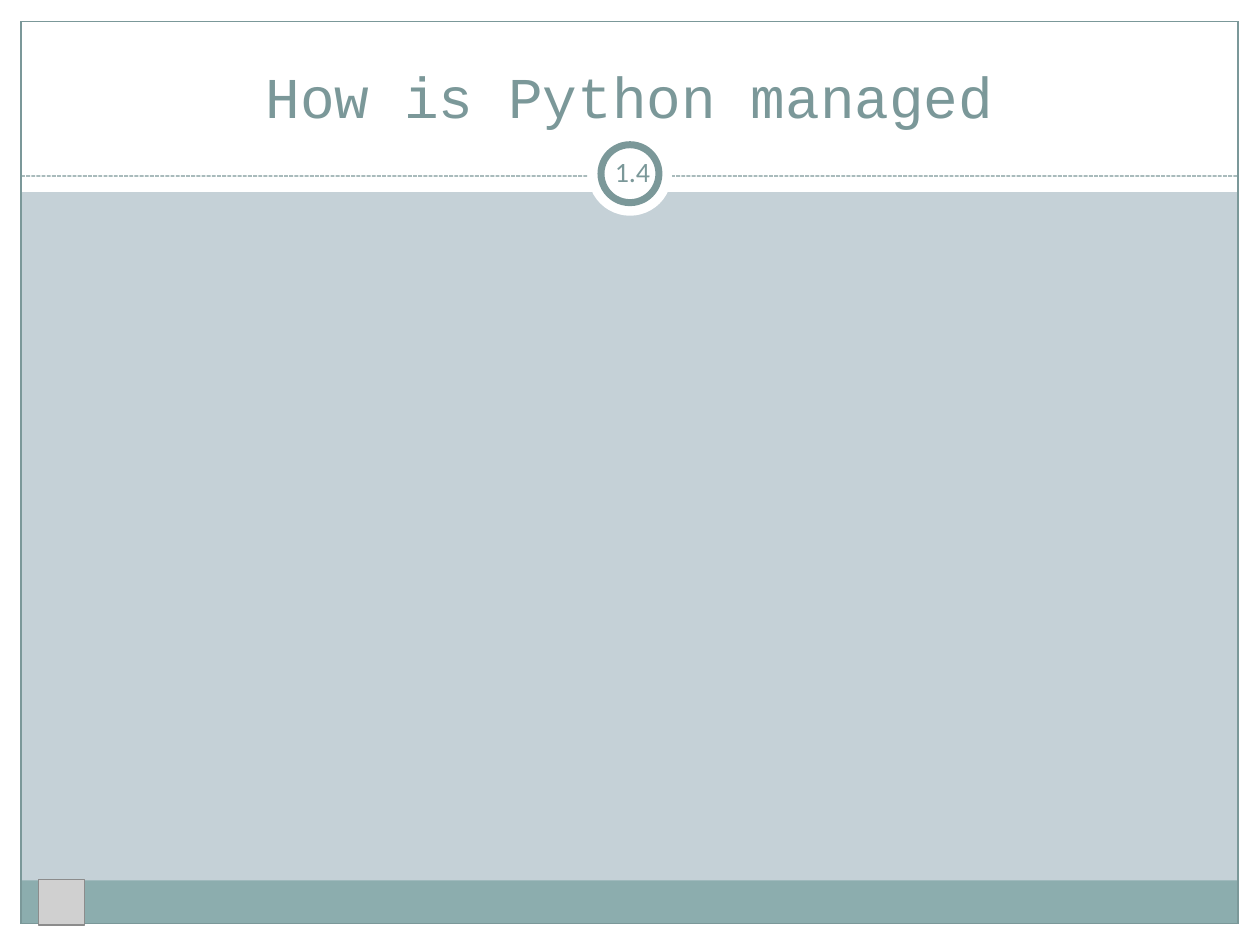
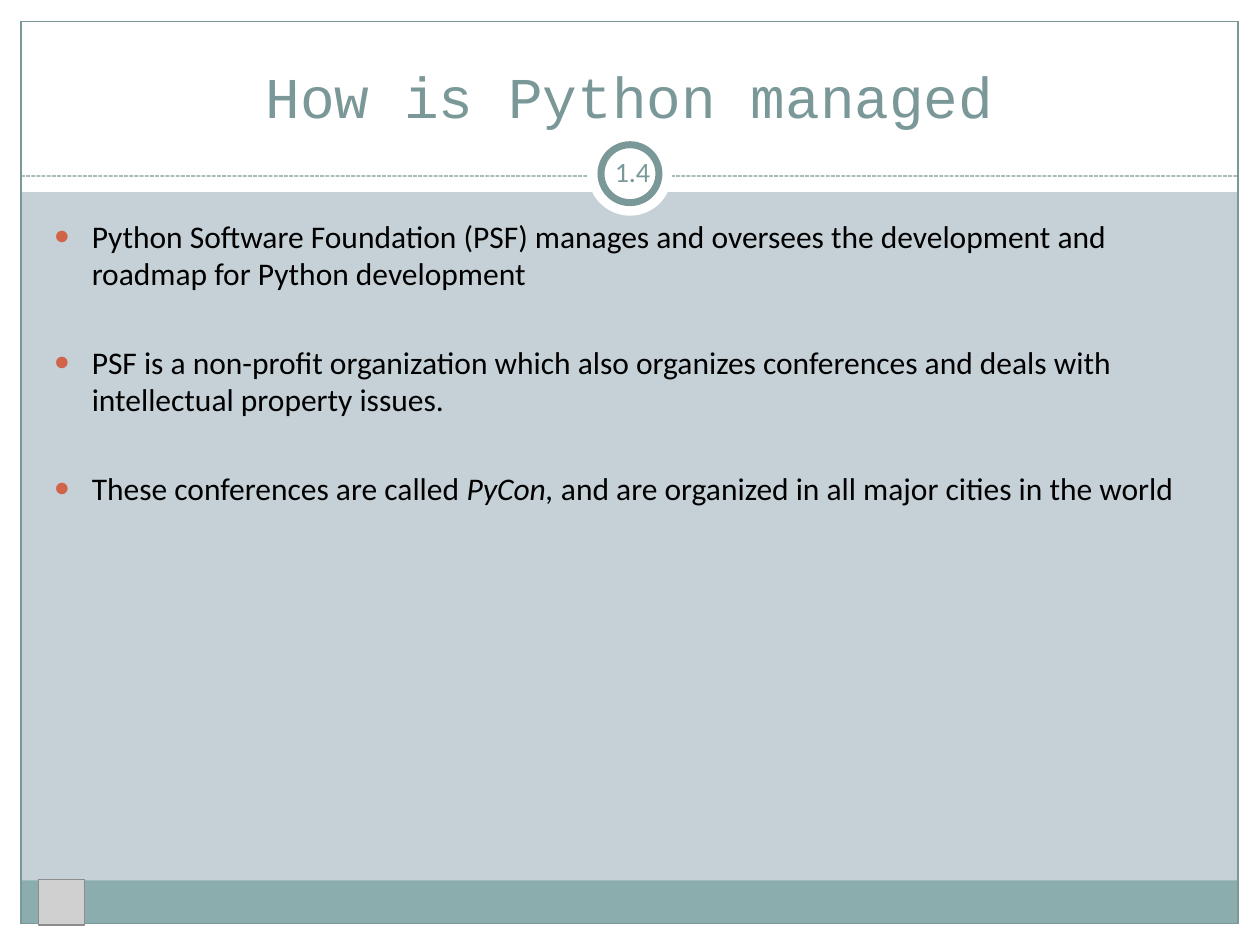
Before and after one commit to quantfineart/Fundamental-Python-Tutorial, a slide deck: slide 5 of Python Fundamentals.pptx. Drawn at 1260x945 pixels with LibreOffice and Linux fonts; fonts in the diff are those of the drawing; grey boxes stand for pictures. Boxes give left, top, right and bottom in pixels: in the first picture for what was removed or moved away, otherwise in the second. Text is boxed around its words. In the diff, an @@ line names an element or a change of style, - is before the commit and + after.

```diff
--- a/Python Fundamentals.pptx
+++ b/Python Fundamentals.pptx
@@ text added at (92,225,1173,506), 18 pt, text #000000 @@
+● Python Software Foundation (PSF) manages and oversees the development and roadmap for Python development
+● PSF is a non-profit organization which also organizes conferences and deals with intellectual property issues.
+● These conferences are called PyCon, and are organized in all major cities in the world
```
Also in this commit, not shown: 1 other slide changed.
